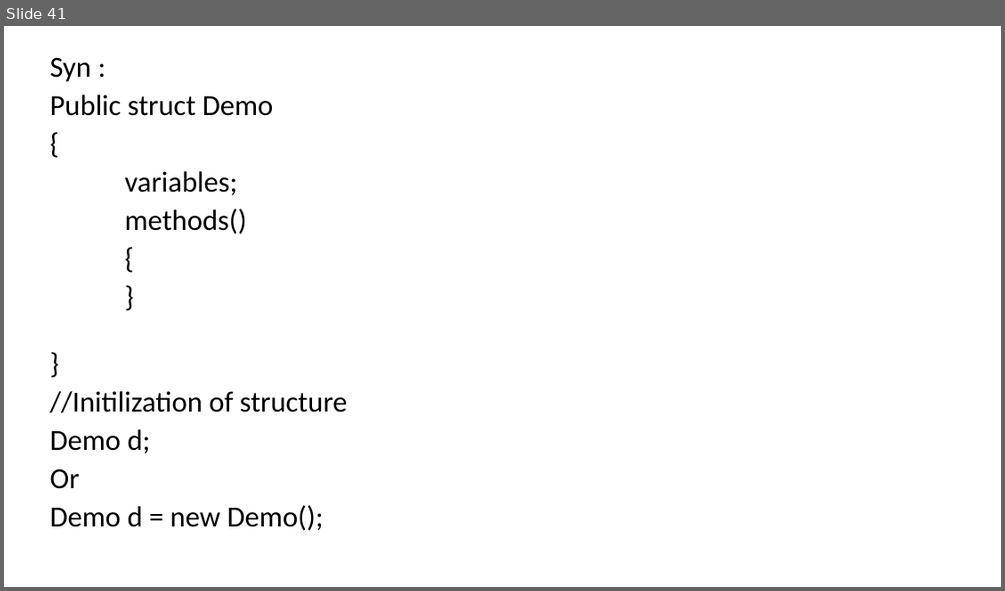
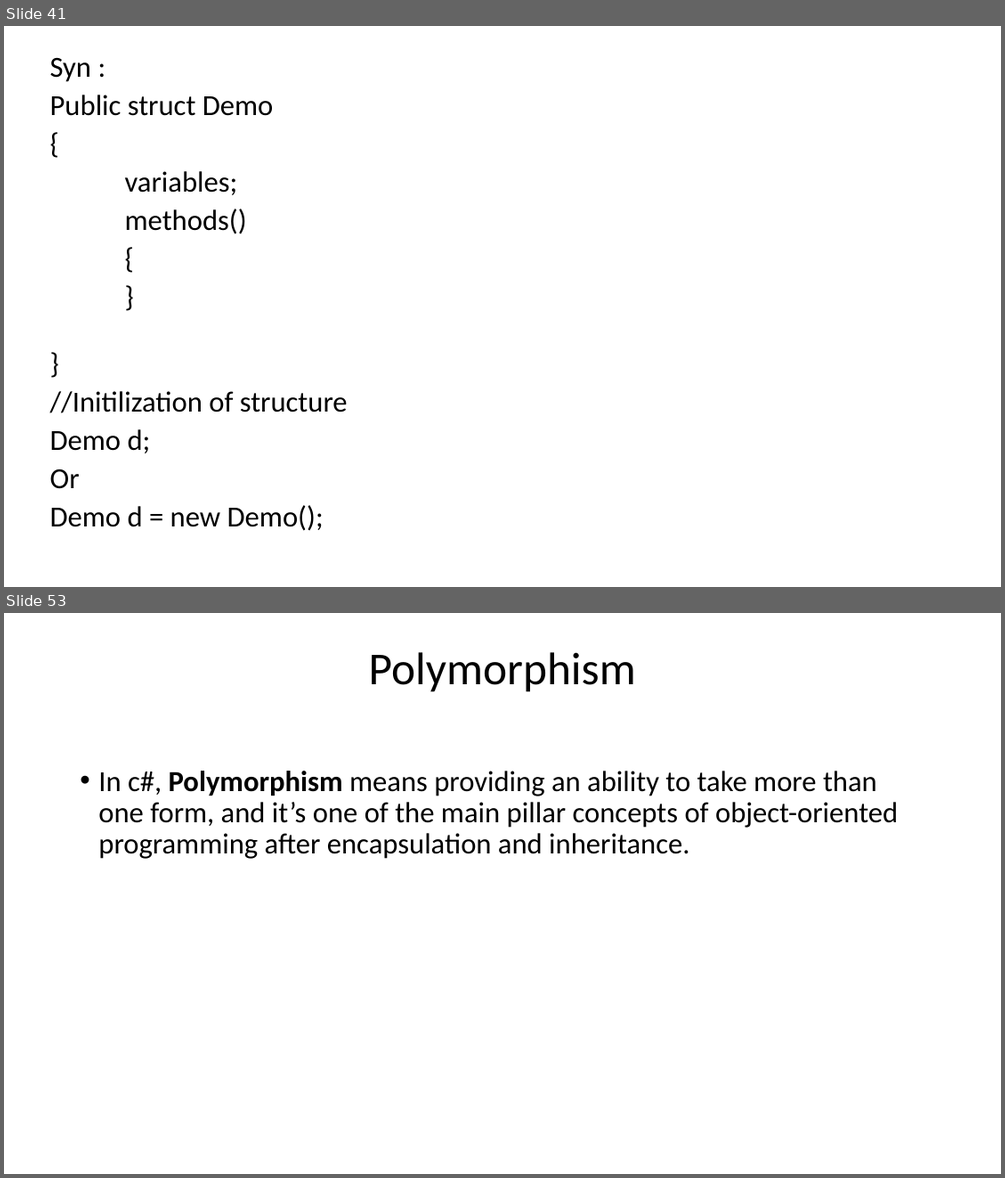
Before and after one commit to MadhuSudhan-Gangumolu/ppt, a slide deck: c#.pptx. Shown one above the other, each under a label of ours: slide 41 before the commit, slides 41 and 53 after it; the slides between them are not shown. The pictures are 1005x591 and 1005x1178 pixels, drawn with LibreOffice and Linux fonts; fonts in the diff are those of the drawing. Boxes give left, top, right and bottom in pixels: in the first picture for what was removed or moved away, otherwise in the second. Text is boxed around its words. In the diff, an @@ line names an element or a change of style, - is before the commit and + after.

```diff
--- a/c#.pptx
+++ b/c#.pptx
@@ slide 53 added at bbox=[4, 613, 1001, 1174], background #FFFFFF @@
@@ title added at bbox=[369, 652, 636, 692], 44 pt, text #000000 @@
+Polymorphism
@@ text added at bbox=[98, 771, 898, 859], 28 pt, text #000000 @@
+• In c#, Polymorphism means providing an ability to take more than one form, and it’s one of the main pillar concepts of object-oriented programming after encapsulation and inheritance.
```
Also in this commit, not shown: 28 other slides added, 1 other file.
